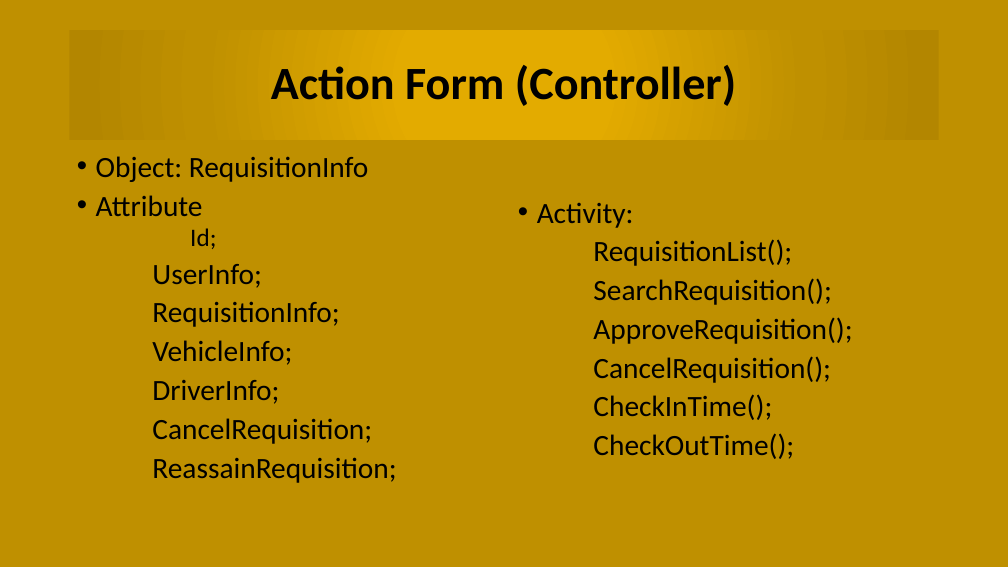
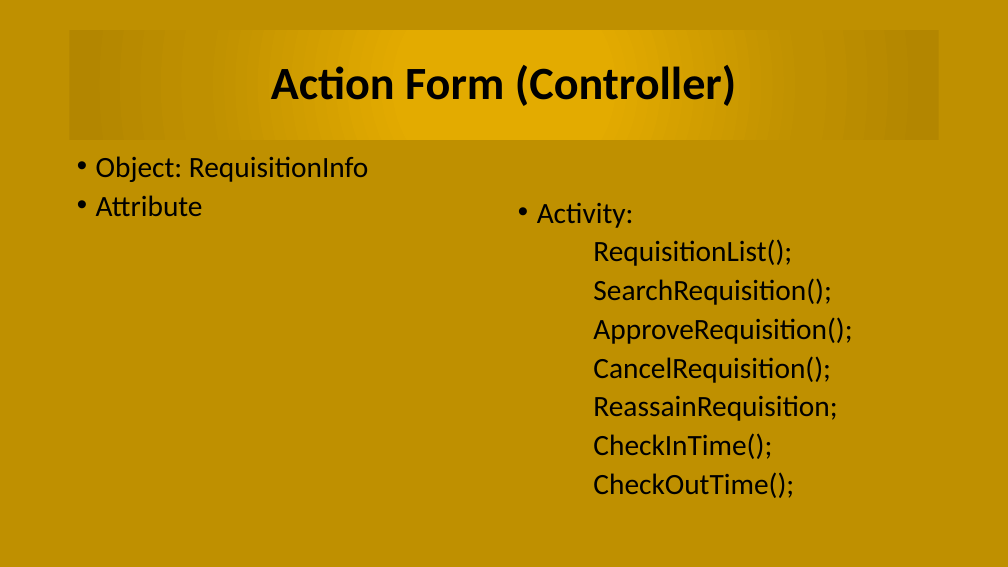
Before and after one commit to chittoranjan/BCCVehicleManagemant, a slide deck: slide 11 of Document/Vehicle Management Presentation.pptx. Drawn at 1008x567 pixels with LibreOffice and Linux fonts; fonts in the diff are those of the drawing. Boxes give left, top, right and bottom in pixels: in the first picture for what was removed or moved away, otherwise in the second. Text is boxed around its words. In the diff, an @@ line names an element or a change of style, - is before the commit and + after.

Commit message:
vehicle requisition added

```diff
--- a/Document/Vehicle Management Presentation.pptx
+++ b/Document/Vehicle Management Presentation.pptx
@@ text at [152, 228, 396, 483]: paragraphs removed @@
-  Id;
-UserInfo;
-RequisitionInfo;
-VehicleInfo;
-DriverInfo;
-CancelRequisition;
-ReassainRequisition;
@@ text at [593, 395, 837, 421]: paragraph added @@
+ReassainRequisition;
```
Also in this commit, not shown: 26 other files.
